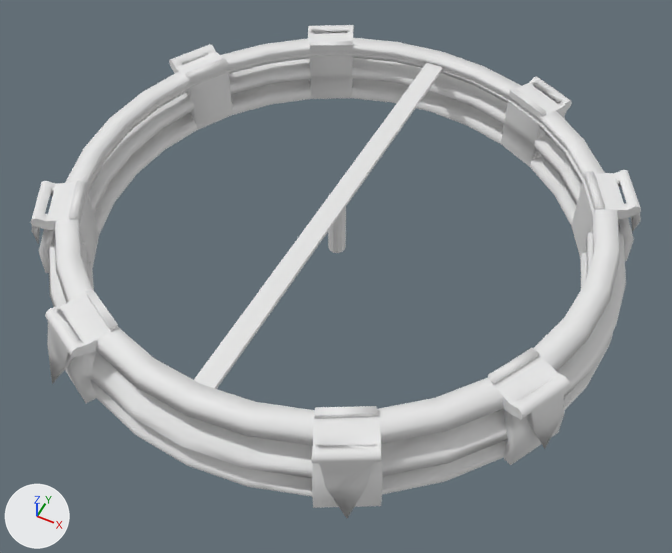
Two versions of the FBX model Assets/Meshes/HoleInWall01.fbx, one commit apart.
Both versions are drawn from a 50 mm lens placed at (17.9, -35.9, 42.0), pointed at (0.2, -0.5, -2.1). Arrows for +X, +Y and +Z are at lower left; the lights stay in place. Where no turn or scale is listed for an object, it has been applied to the vertices. Vertices at the same position are counted once.

Objects in the first picture: 'CylinderHole', 'Stick'.
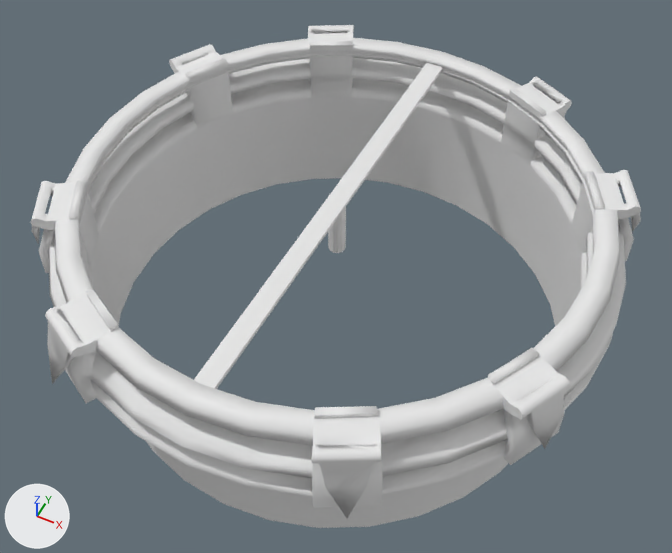
What differs and where, as boxes (x1, y1, x2, y2) in the pictures (672 x 553 px):
'CylinderHole', reshaped
    before: (31, 25, 641, 518)
    after: (31, 25, 641, 528)
part 1 of me_mesh_004, added
    after: (93, 98, 581, 528)

Patch to the scene script:
```diff
--- a/Assets/Meshes/HoleInWall01.fbx.py
+++ b/Assets/Meshes/HoleInWall01.fbx.py
@@ me_mesh_004 @@
 # used by ob_cylinderhole; location = (0.0, 0.0, 0.0)
-me_mesh_004.from_pydata(...)  # 996 vertices, 1092 faces; spans x -17.3..17.3, y -17.3..17.3, z 0.0..4.6
+me_mesh_004.from_pydata(...)  # 1028 vertices, 1124 faces; spans x -17.3..17.3, y -17.3..17.3, z -7.8..4.6
+# me_mesh_004 part 1
+# 32 new vertices lie (0.0, 0.0, -7.8) away from vertices in x -15.0..15.0, y -15.0..15.0, z 0.0
+# 32 new faces join them, mat_modeling (white #e7e7e7)
 me_mesh_004.materials.append(mat_material_003)
```
